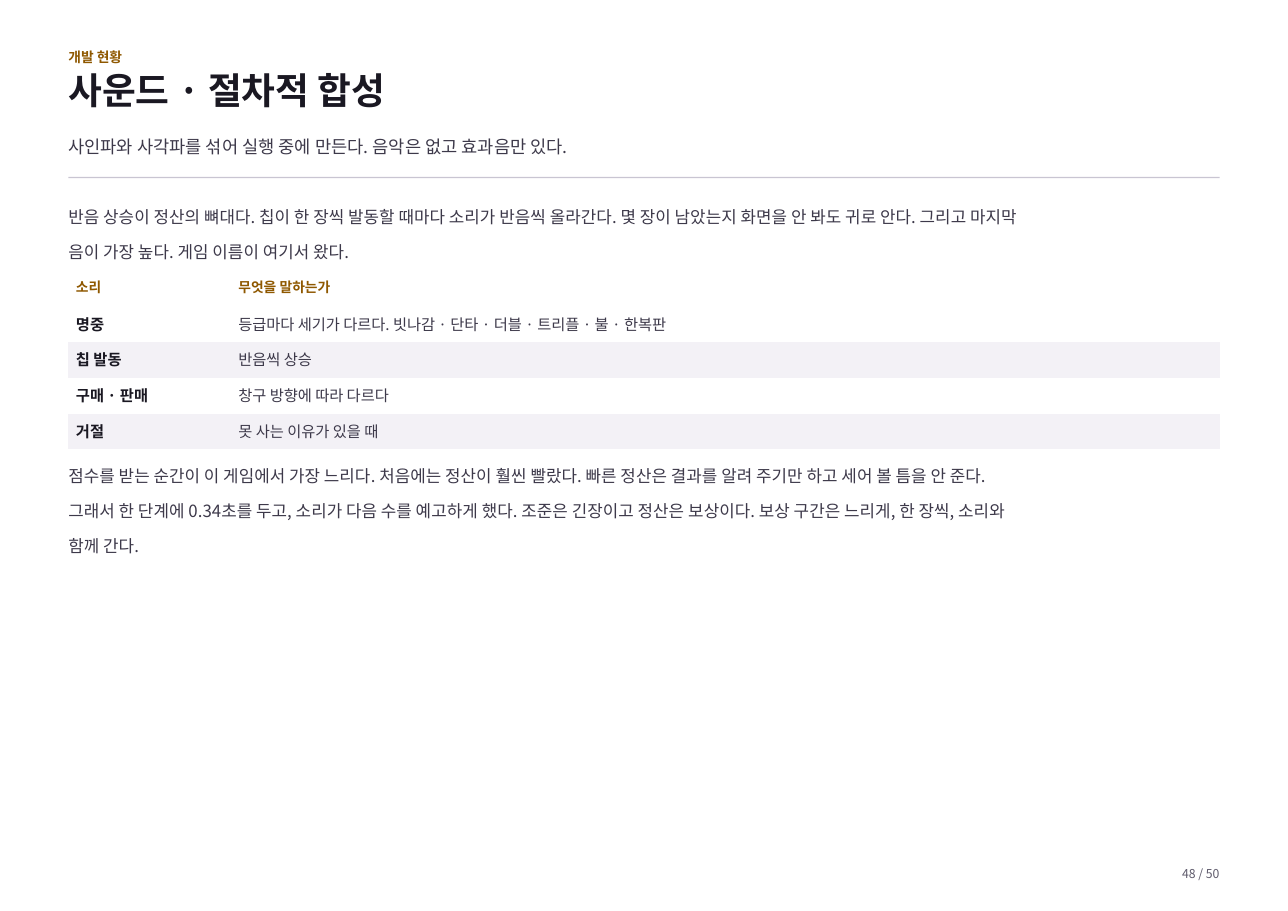
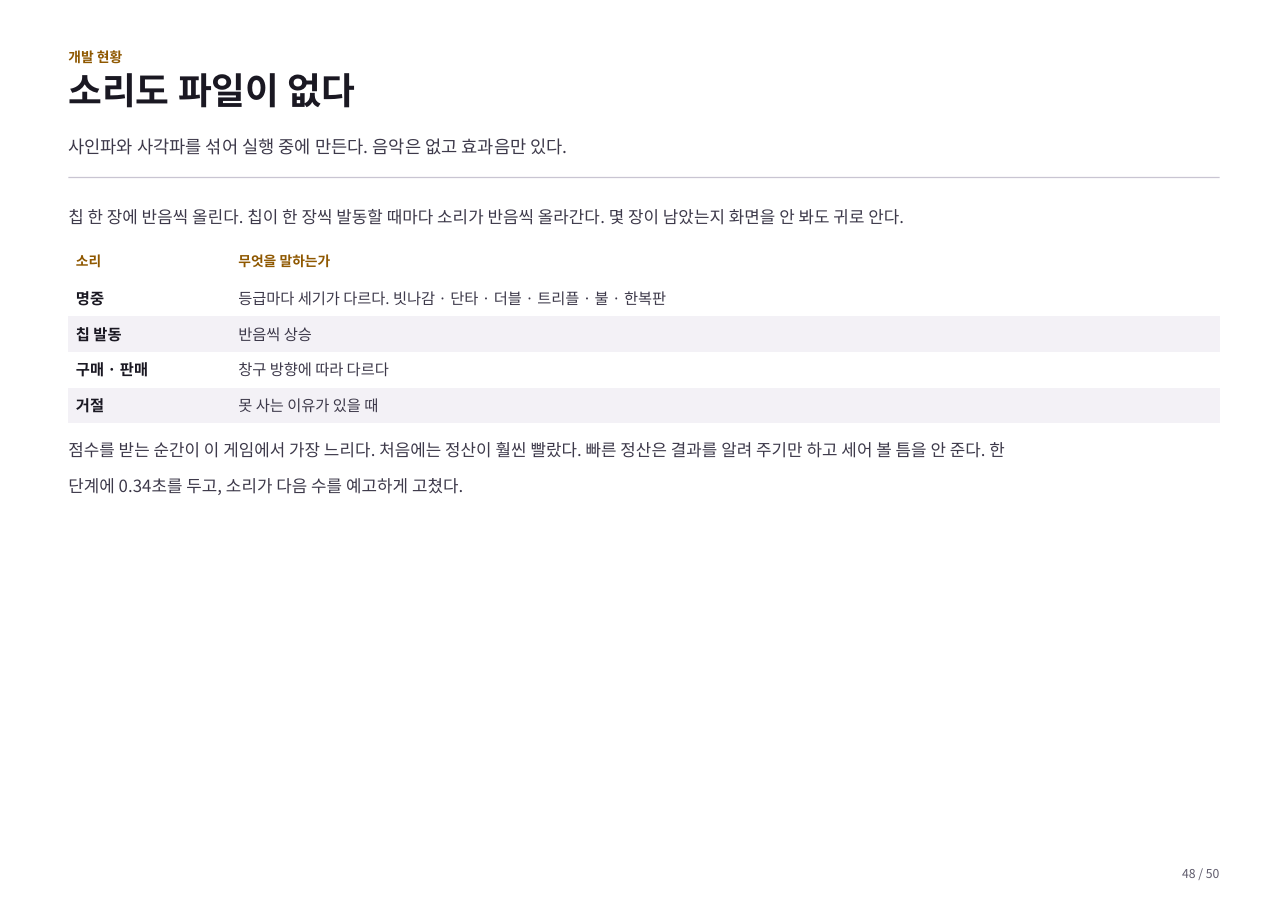
Before and after one commit to GGbong69/test-03, a slide deck: slide 48 of docs/기획서.pptx. Drawn at 1288x911 pixels with LibreOffice and Linux fonts; fonts in the diff are those of the drawing. Boxes give left, top, right and bottom in pixels: in the first picture for what was removed or moved away, otherwise in the second. Text is boxed around its words. In the diff, an @@ line names an element or a change of style, - is before the commit and + after.

```diff
--- a/docs/기획서.pptx
+++ b/docs/기획서.pptx
@@ text at (x1=68, y1=73, x2=356, y2=108): text changed @@
-사운드 · 절차적 합성
+소리도 파일이 없다
@@ text at (x1=68, y1=209, x2=904, y2=225): text changed @@
-반음 상승이 정산의 뼈대다. 칩이 한 장씩 발동할 때마다 소리가 반음씩 올라간다. 몇 장이 남았는지 화면을 안 봐도 귀로 안다. 그리고 마지막
-음이 가장 높다. 게임 이름이 여기서 왔다.
+칩 한 장에 반음씩 올린다. 칩이 한 장씩 발동할 때마다 소리가 반음씩 올라간다. 몇 장이 남았는지 화면을 안 봐도 귀로 안다.
@@ table moved from (x1=68, y1=271, x2=1220, y2=450) to (x1=68, y1=245, x2=1220, y2=423) @@
@@ text at (x1=68, y1=442, x2=1004, y2=495): text changed @@
-점수를 받는 순간이 이 게임에서 가장 느리다. 처음에는 정산이 훨씬 빨랐다. 빠른 정산은 결과를 알려 주기만 하고 세어 볼 틈을 안 준다.
-그래서 한 단계에 0.34초를 두고, 소리가 다음 수를 예고하게 했다. 조준은 긴장이고 정산은 보상이다. 보상 구간은 느리게, 한 장씩, 소리와
-함께 간다.
+점수를 받는 순간이 이 게임에서 가장 느리다. 처음에는 정산이 훨씬 빨랐다. 빠른 정산은 결과를 알려 주기만 하고 세어 볼 틈을 안 준다. 한
+단계에 0.34초를 두고, 소리가 다음 수를 예고하게 고쳤다.
```
Also in this commit, not shown: 43 other slides changed, 2 other files.
